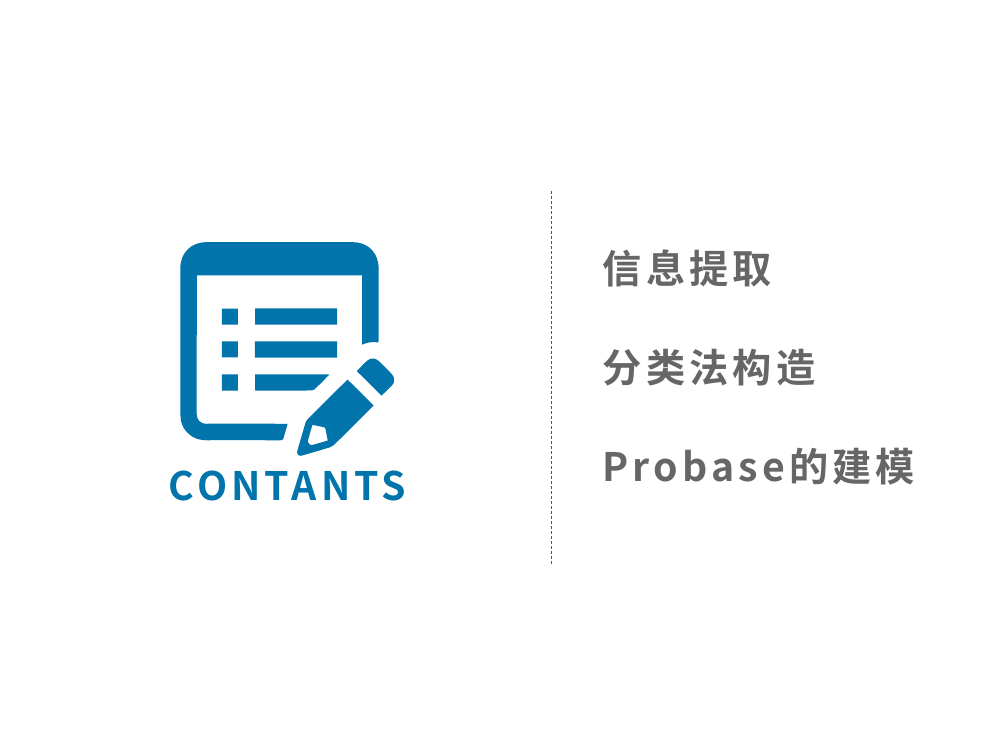
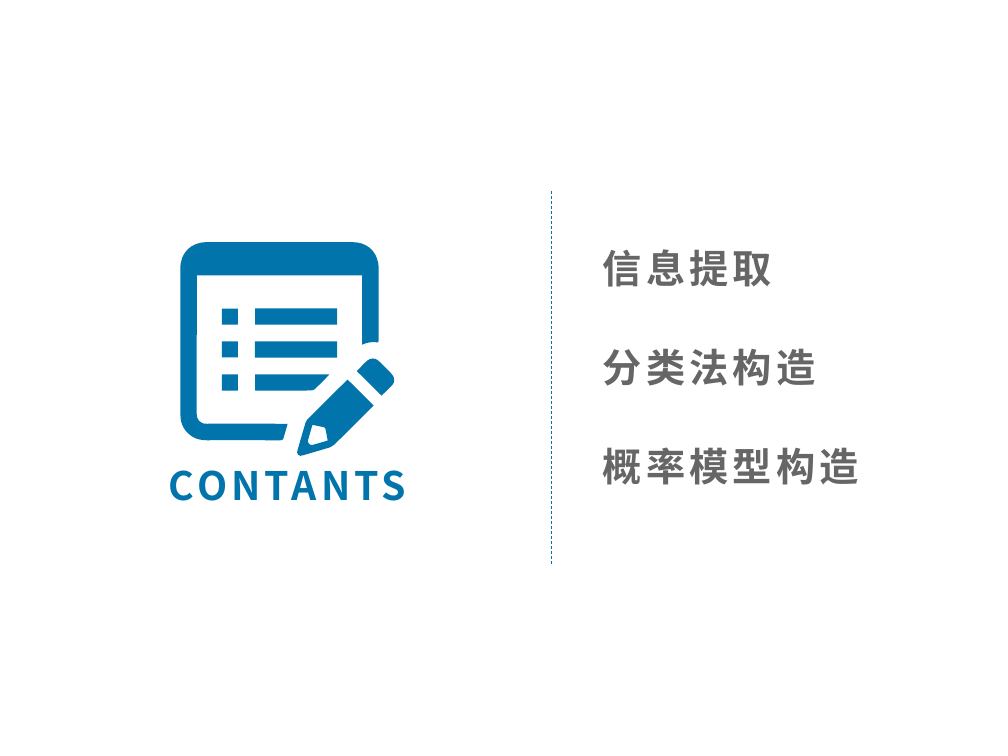
Before and after one commit to liusen1208/nju_project, a slide deck: slide 4 of 语义网/PPT素材精选-论文答辩模板04.pptx. Drawn at 1008x756 pixels with LibreOffice and Linux fonts; fonts in the diff are those of the drawing; background and template pictures are left out. Boxes give left, top, right and bottom in pixels: in the first picture for what was removed or moved away, otherwise in the second. Text is boxed around its words. In the diff, an @@ line names an element or a change of style, - is before the commit and + after.

```diff
--- a/语义网/PPT素材精选-论文答辩模板04.pptx
+++ b/语义网/PPT素材精选-论文答辩模板04.pptx
@@ text at bbox=[603, 447, 859, 485]: text changed @@
-Probase的建模
+概率模型构造
```
Also in this commit, not shown: 2 other slides changed, 7 slides added, 19 slides removed.
